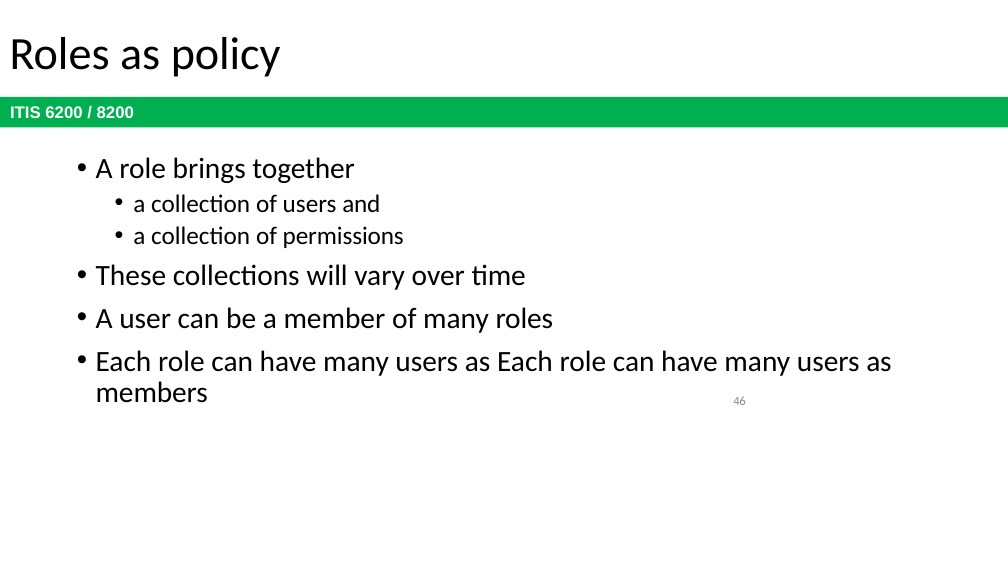
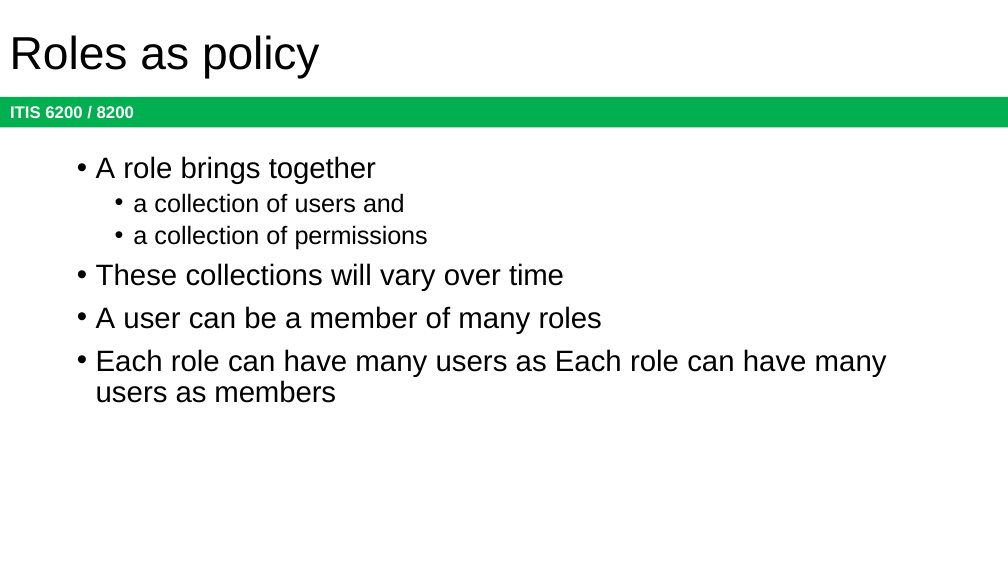
Before and after one commit to jx5c/github.io, a slide deck: slide 46 of teaching/ITIS6200/2023fa/lectures/lec09.pptx. Drawn at 1008x567 pixels with LibreOffice and Linux fonts; fonts in the diff are those of the drawing. Boxes give left, top, right and bottom in pixels: in the first picture for what was removed or moved away, otherwise in the second. Text is boxed around its words. In the diff, an @@ line names an element or a change of style, - is before the commit and + after.

```diff
--- a/teaching/ITIS6200/2023fa/lectures/lec09.pptx
+++ b/teaching/ITIS6200/2023fa/lectures/lec09.pptx
@@ title "Roles as policy" at box(10, 35, 319, 79): font Calibri to Arial @@
@@ text "A role brings together" at box(96, 156, 887, 403): font Calibri to Arial @@
@@ page number removed at box(733, 396, 745, 405) @@
-46
```
Also in this commit, not shown: 9 other slides changed, 7 slides removed, 2 other files.
